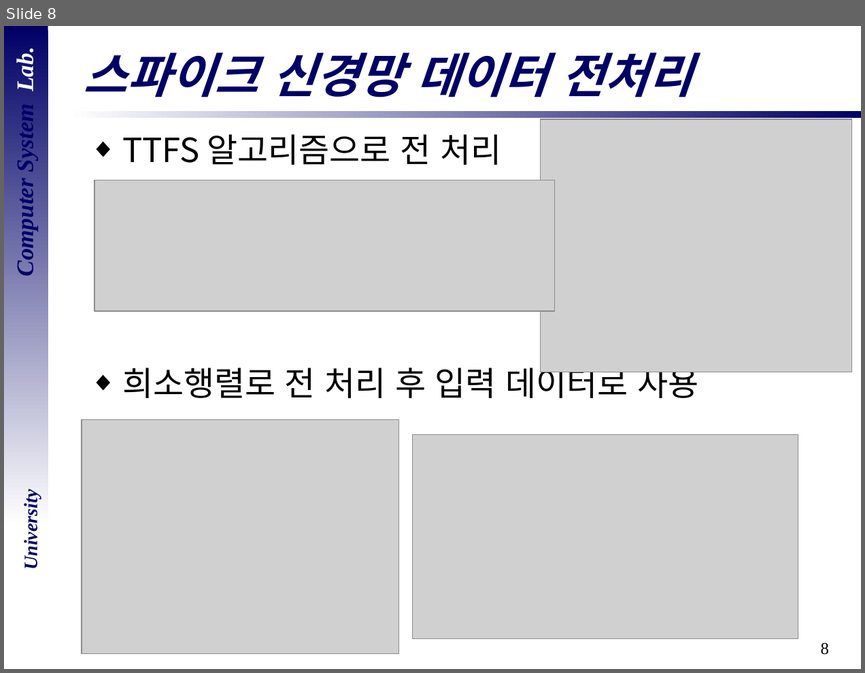
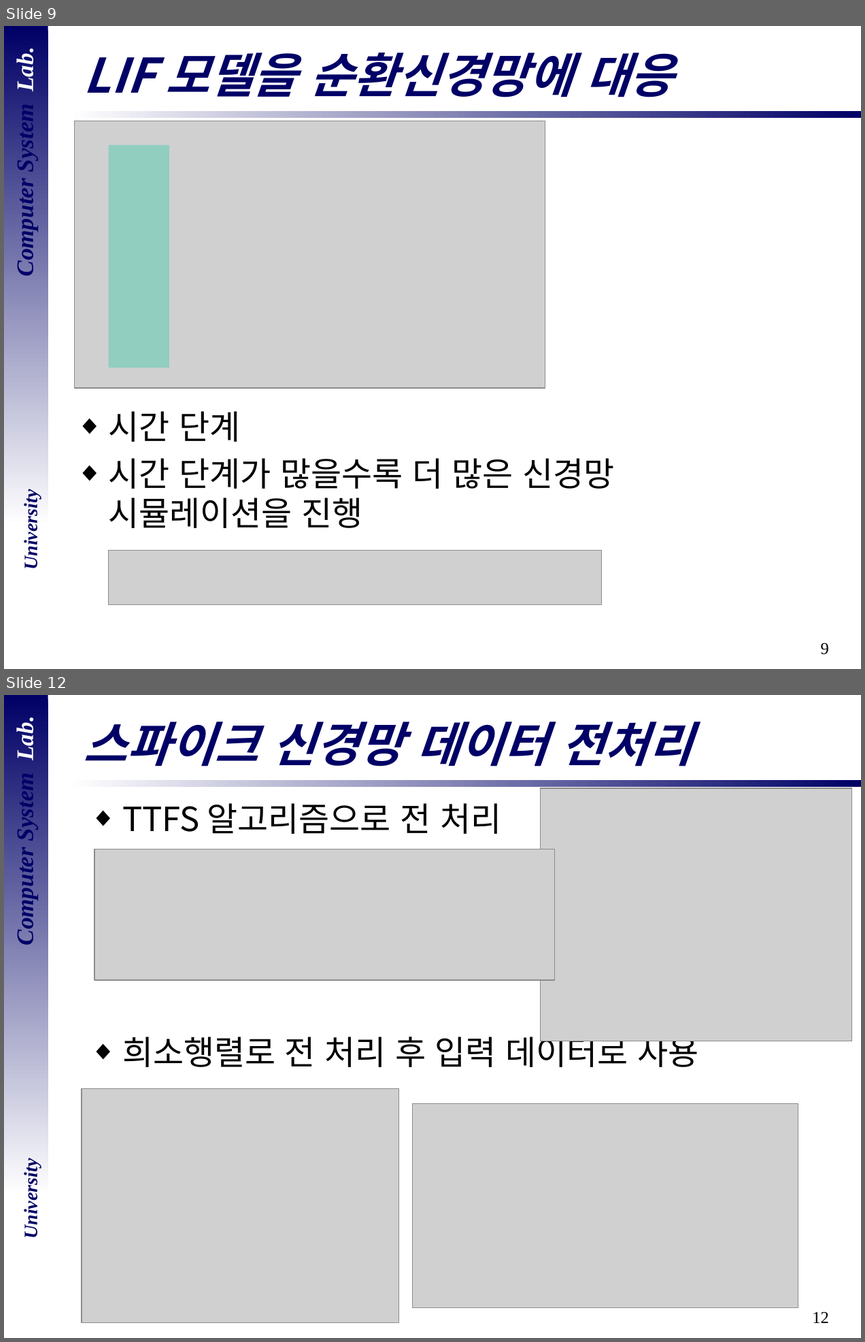
Before and after one commit to DevelopLee20/SNN, a slide deck: cs semina/졸업 논문 심사.pptx. Shown one above the other, each under a label of ours: slide 8 before the commit, slides 9 and 12 after it; the slides between them are not shown. The pictures are 865x673 and 865x1342 pixels, drawn with LibreOffice and Linux fonts; fonts in the diff are those of the drawing; grey boxes stand for pictures; background and template pictures are left out. Boxes give left, top, right and bottom in pixels: in the first picture for what was removed or moved away, otherwise in the second. Text is boxed around its words. In the diff, an @@ line names an element or a change of style, - is before the commit and + after.

```diff
--- a/cs semina/졸업 논문 심사.pptx
+++ b/cs semina/졸업 논문 심사.pptx
@@ slide 9 added at <box>4,26,861,669</box>, background #FFFFFF; not listed: 5 template elements that a slide beside it also shows @@
@@ title added at <box>84,53,673,97</box>, 40 pt, text #000066, bold, italic @@
+LIF 모델을 순환신경망에 대응
@@ picture added at <box>74,121,545,388</box> @@
@@ rectangle added at <box>109,145,169,368</box>, fill #00CC99 at 30% opacity @@
@@ text added at <box>109,411,614,528</box>, 28 pt, text #000000 @@
+◆ 시간 단계
+◆ 시간 단계가 많을수록 더 많은 신경망
+  시뮬레이션을 진행
@@ picture added at <box>109,550,601,604</box> @@
@@ what was slide 8 is now slide 12 @@
@@ page number at <box>812,1311,829,1323</box>: text changed @@
-8
+12
```
Also in this commit, not shown: 8 slides changed, 16 other slides added, 1 slide removed.
